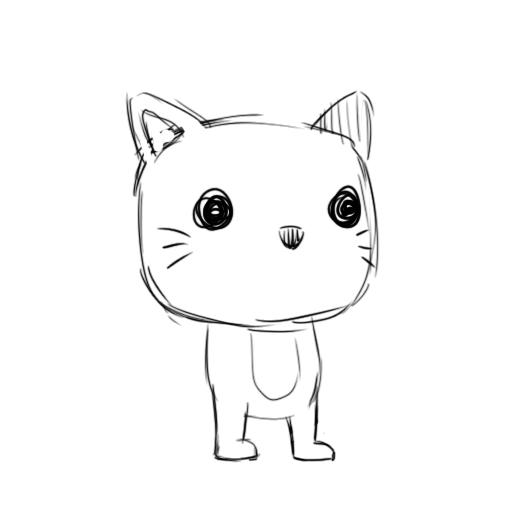
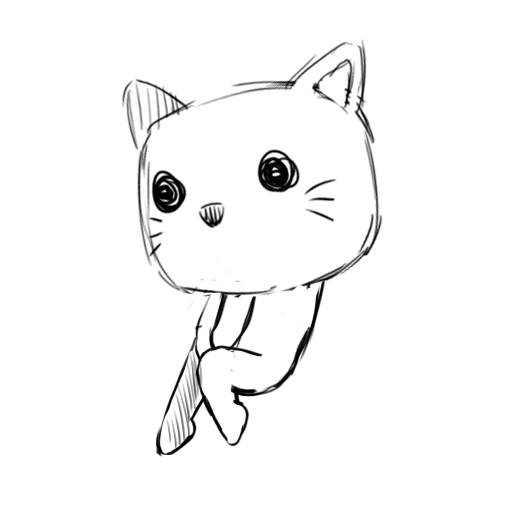
Layered file, before and after one edit (512x512). Changes by layer:
added group "Jump" with 8 layers above "Idle" over [121, 38, 383, 463]
added group "L" (2nd of 3, in "Jump") with 3 layers in group "Jump" over [121, 38, 383, 463]
added layer "Jump_L_f03" in group "L" over [121, 38, 383, 458]
hid group "Idle" (6 layers), opacity 100% → 41% over [125, 89, 383, 463]
hid "Idle_R_f02" over [126, 91, 383, 463]
